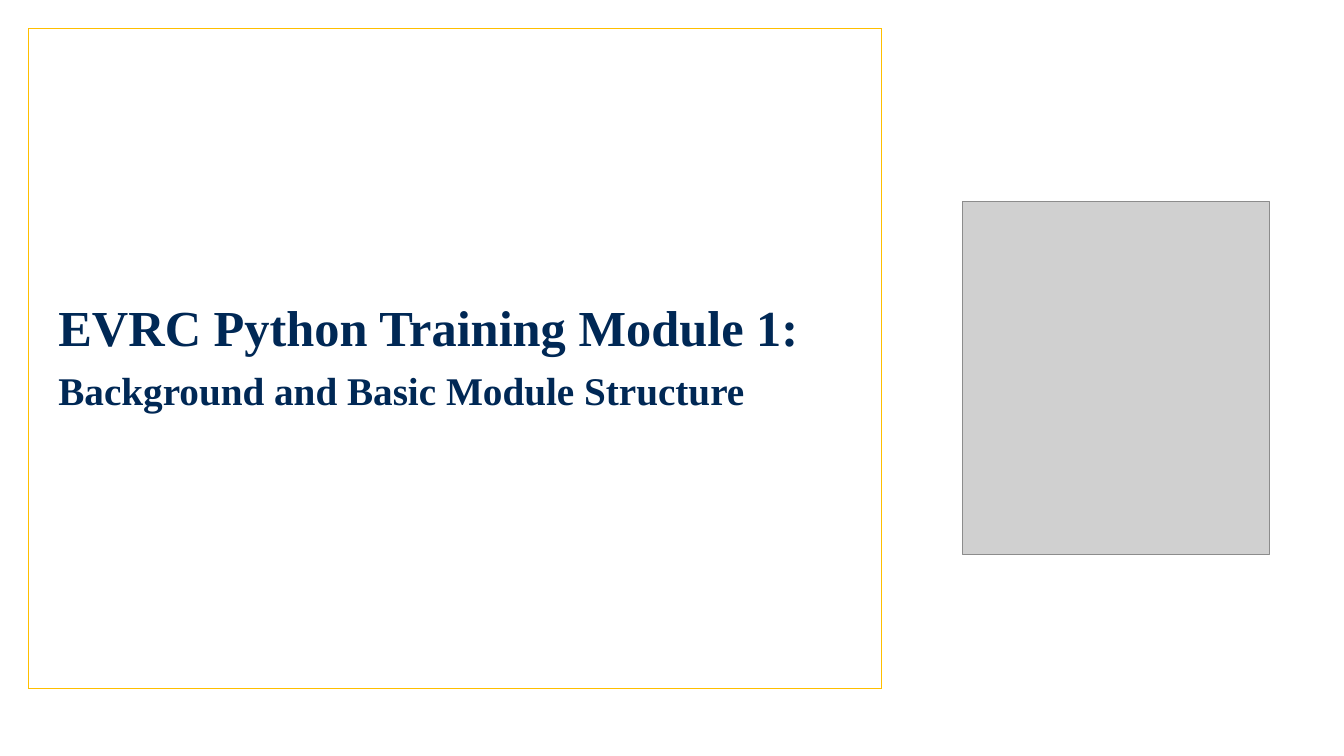
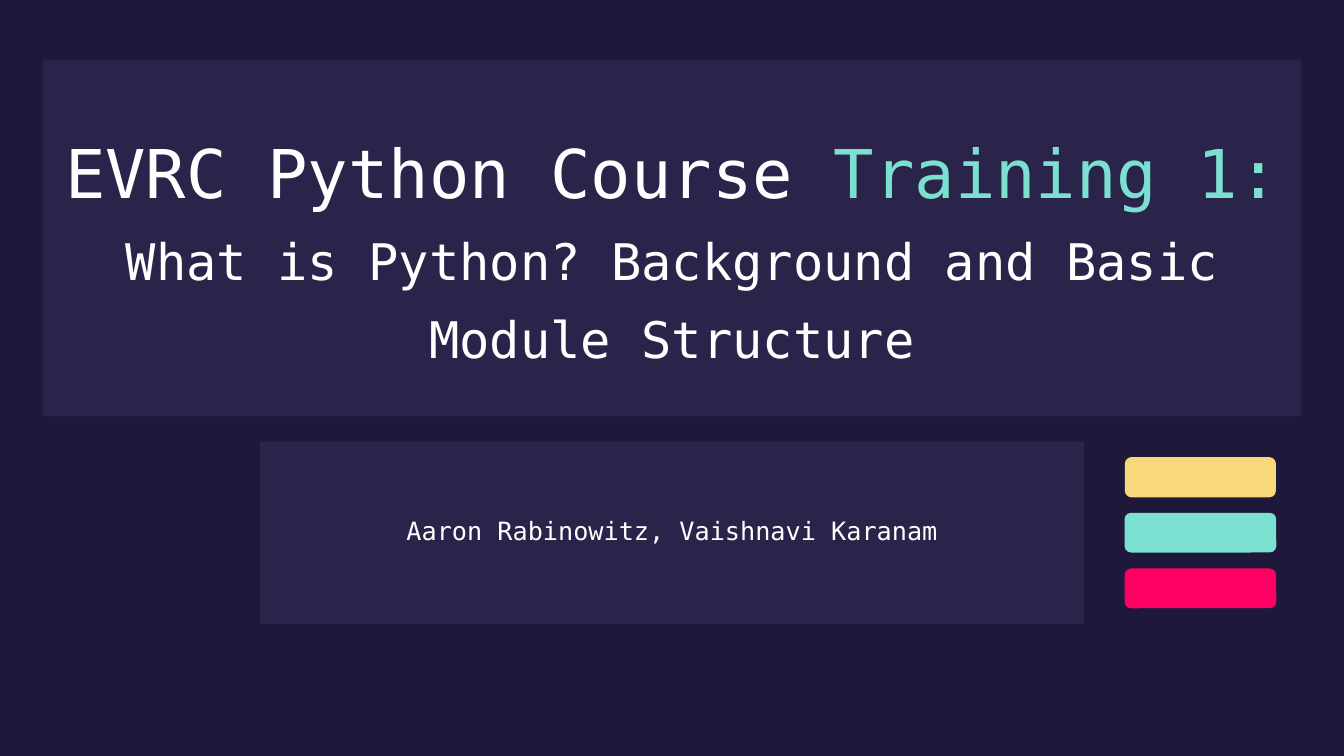
Before and after one commit to airabino/EVRC_Python_Training, a slide deck: slide 1 of Trainings/TR1/Lecture.pptx. Drawn at 1344x756 pixels with LibreOffice and Linux fonts; fonts in the diff are those of the drawing; grey boxes stand for pictures; background and template pictures are left out. Boxes give left, top, right and bottom in pixels: in the first picture for what was removed or moved away, otherwise in the second. Text is boxed around its words. In the diff, an @@ line names an element or a change of style, - is before the commit and + after.

Commit message:
Aaron 9/28/2023 1: Added scripts for TR1

```diff
--- a/Trainings/TR1/Lecture.pptx
+++ b/Trainings/TR1/Lecture.pptx
@@ background picture (left out) to #1E193B @@
@@ title "EVRC Python Course Training 1: ...": place and size @@
-title "EVRC Python Course Training 1: ..." at <box>28,28,881,689</box>
+title "EVRC Python Course Training 1: ..." at <box>43,59,1302,416</box>
@@ title "EVRC Python Course Training 1: ..." at <box>43,59,1302,416</box>: text to title; fill #FFFFFF to #2A234A; outline #FFBF00 0.75 pt to none @@
@@ title at <box>65,147,1279,359</box>: text changed; size 28 to 36 pt; font Times New Roman to DejaVu Sans Mono; text colour #002855 to #FFFFFF; bold off @@
-EVRC Python Training Module 1:
-Background and Basic Module Structure
+EVRC Python Course Training 1:
+What is Python? Background and Basic Module Structure
@@ picture removed at <box>963,202,1269,555</box> @@
@@ subtitle added at <box>260,442,1085,624</box>, fill #2A234A, 18 pt, text #FFFFFF @@
+Aaron Rabinowitz, Vaishnavi Karanam
@@ rounded rectangle added at <box>1125,457,1276,497</box>, fill #F7D97B @@
@@ rounded rectangle added at <box>1125,513,1277,553</box>, fill #7CE0D1 @@
@@ rounded rectangle added at <box>1125,569,1277,608</box>, fill #FD0062 @@
```
Also in this commit, not shown: 1 other slide changed, 29 slides added, 9 slides removed, 17 other files.
